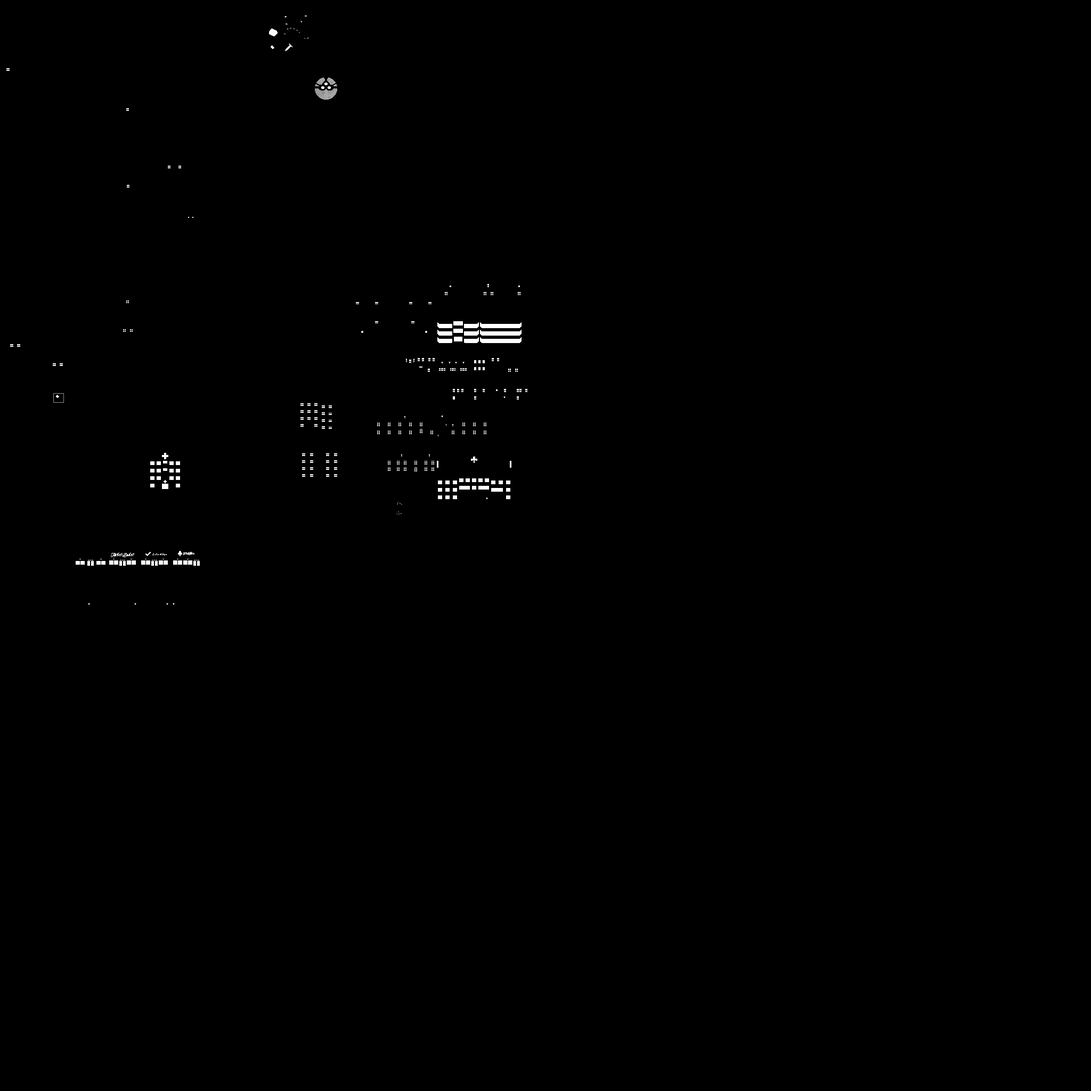
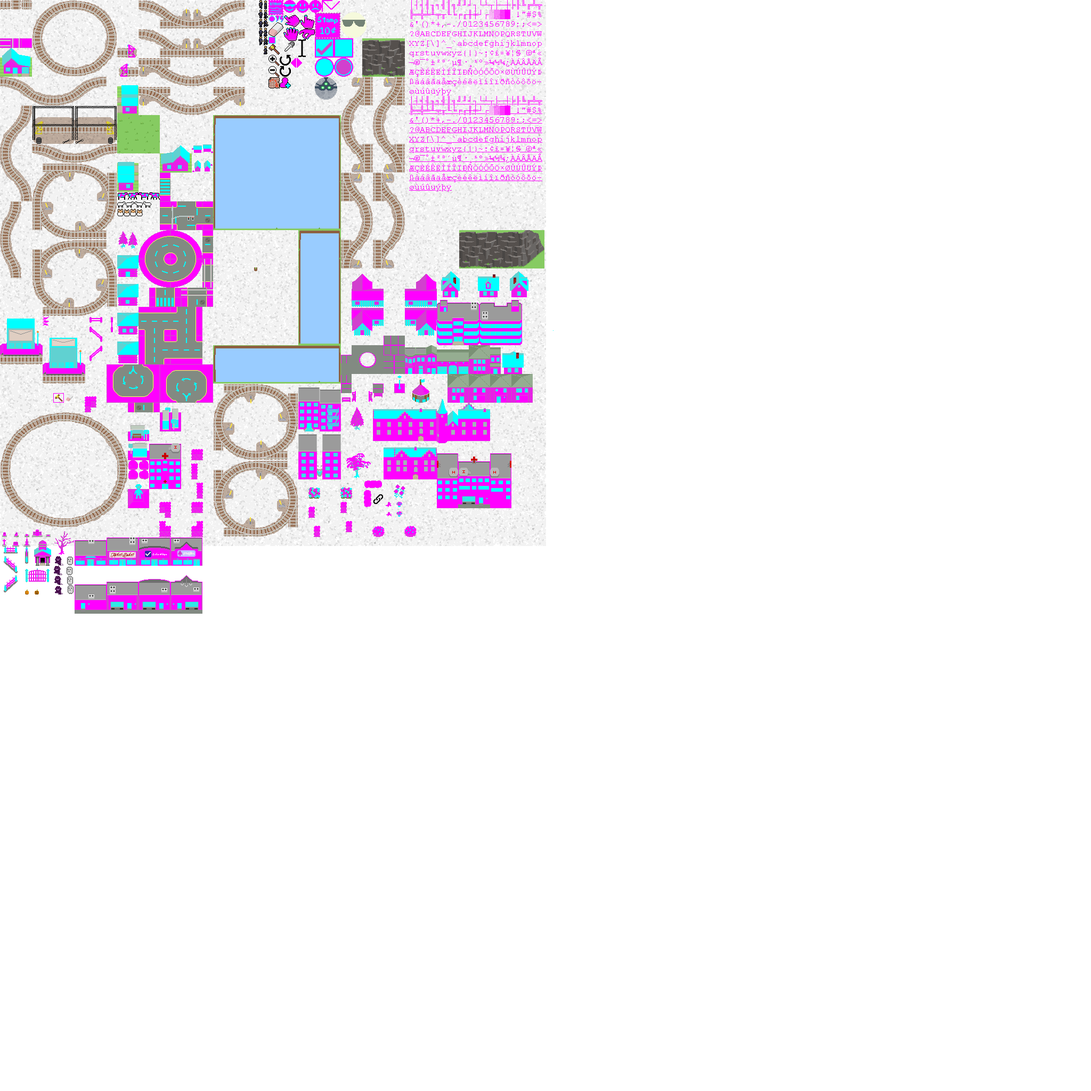
Before/after of a 1091px x 1091px layered artwork. What changed in the layer stack:
hid "Layer #2" over [0, 0, 1091, 1091]
painted on "Pasted Layer #3" over [290, 58, 303, 68]
